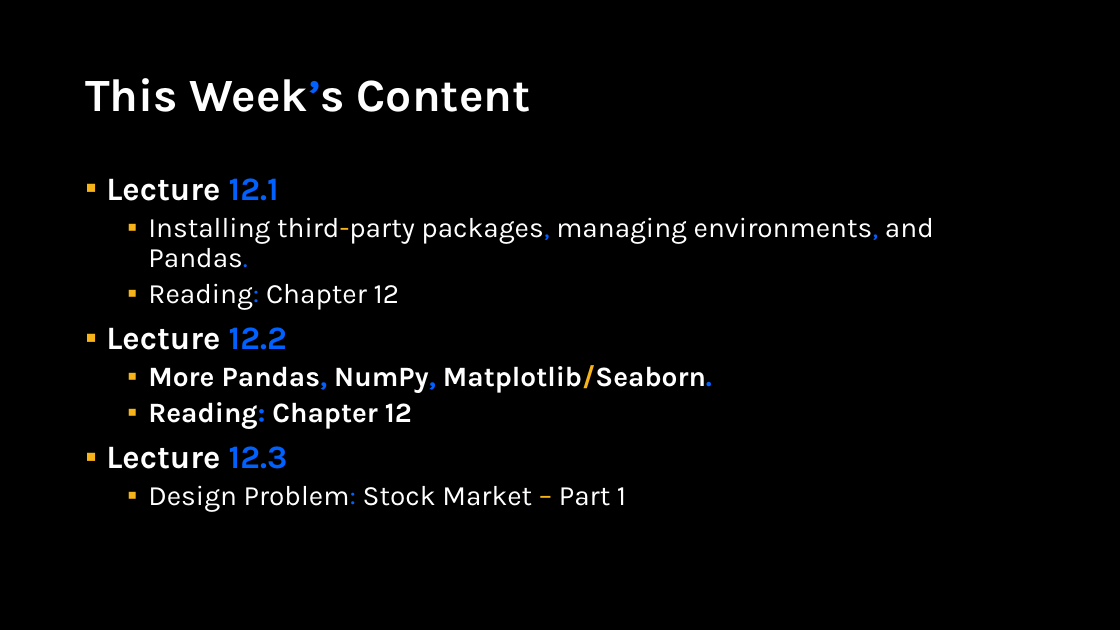
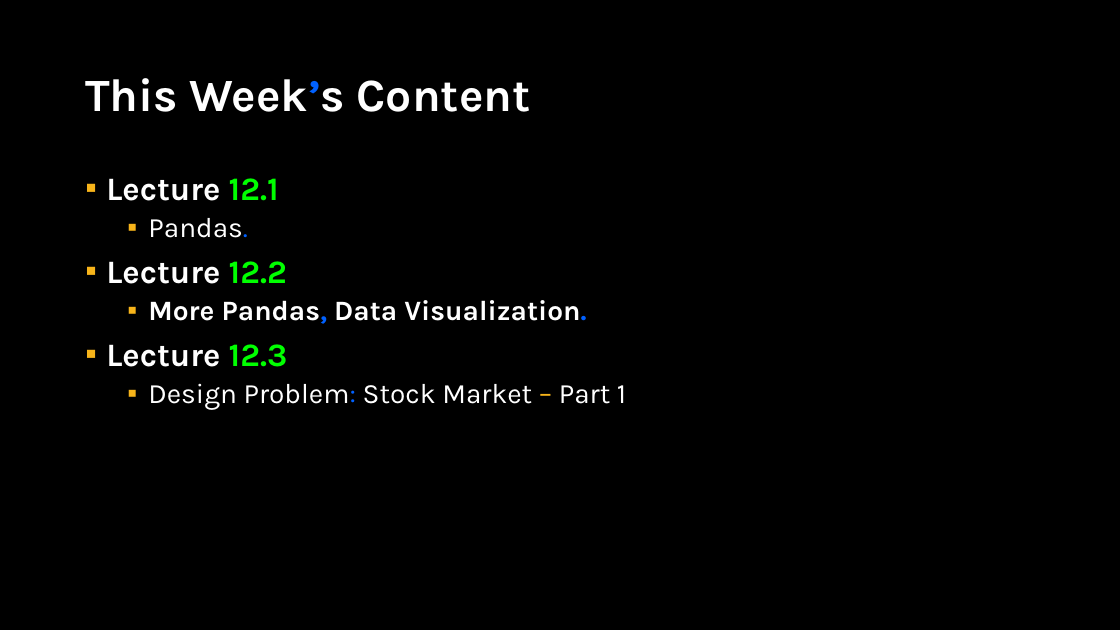
Before and after one commit to APS106/APS106-winter-2024-kinsella-goodfellow, a slide deck: slide 2 of lectures/week12/lecture2/slides/week12_lecture2.pptx. Drawn at 1120x630 pixels with LibreOffice and Linux fonts; fonts in the diff are those of the drawing; background and template pictures are left out. Boxes give left, top, right and bottom in pixels: in the first picture for what was removed or moved away, otherwise in the second. Text is boxed around its words. In the diff, an @@ line names an element or a change of style, - is before the commit and + after.

Commit message:
- Week 12 lectures - Lecture 11.2 Modules notebook

```diff
--- a/lectures/week12/lecture2/slides/week12_lecture2.pptx
+++ b/lectures/week12/lecture2/slides/week12_lecture2.pptx
@@ text at (106,178,288,367): text colour #0061FF to #00FF00 in "12.1", "12.2", "12.3" @@
@@ text at (148,218,248,238): text changed @@
-  ▪ Installing third-party packages, managing environments, and Pandas.
-  ▪ Reading: Chapter 12
+  ▪ Pandas.
@@ text at (148,300,586,324): text changed @@
-  ▪ More Pandas, NumPy, Matplotlib/Seaborn.
-  ▪ Reading: Chapter 12
+  ▪ More Pandas, Data Visualization.
```
Also in this commit, not shown: 2 other slides changed, 6 slides added, 1 slide removed, 46 other files.
